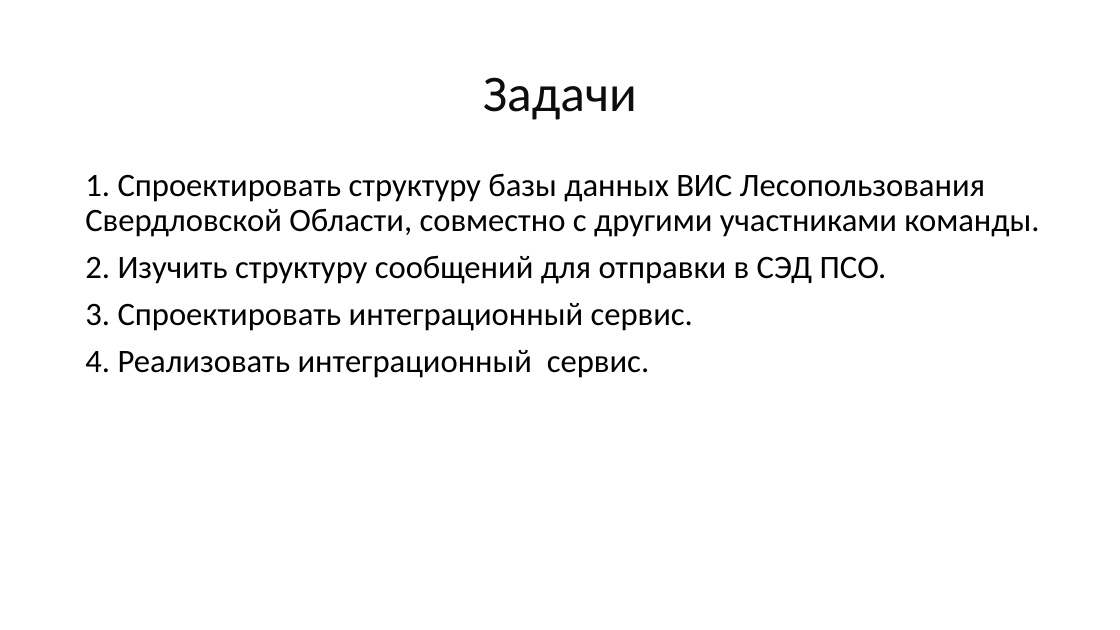
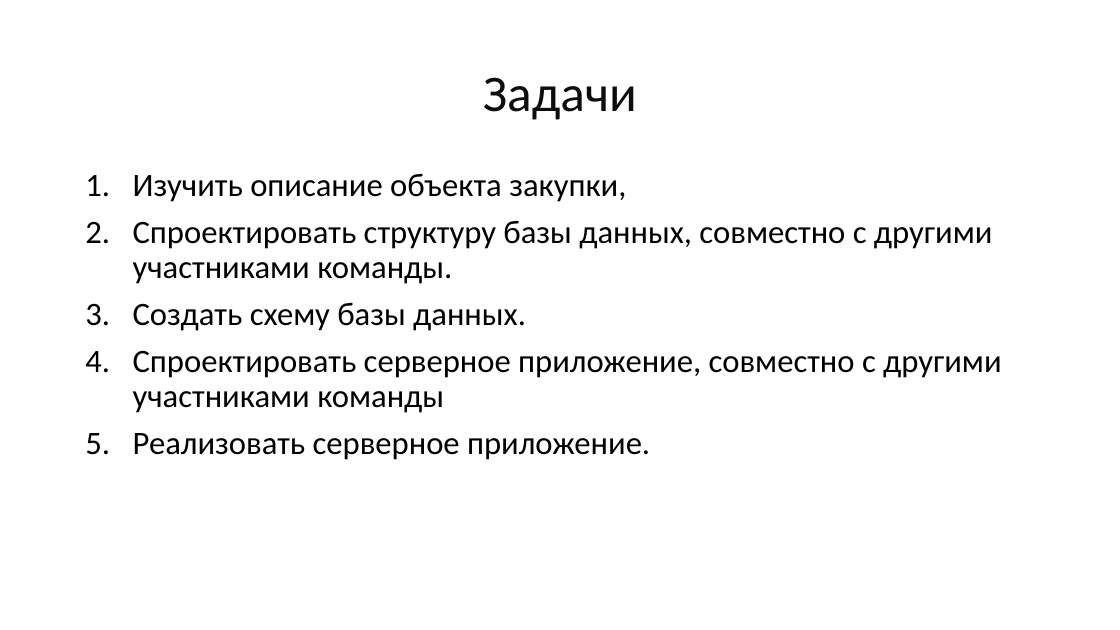
Before and after one commit to mcdodik20008/docs, a slide deck: slide 9 of Презентация.pptx. Drawn at 1120x630 pixels with LibreOffice and Linux fonts; fonts in the diff are those of the drawing. Boxes give left, top, right and bottom in pixels: in the first picture for what was removed or moved away, otherwise in the second. Text is boxed around its words. In the diff, an @@ line names an element or a change of style, - is before the commit and + after.

```diff
--- a/Презентация.pptx
+++ b/Презентация.pptx
@@ text at (133, 173, 1001, 460): text changed; text colour #000000 to #303030 @@
-1. Спроектировать структуру базы данных ВИС Лесопользования Свердловской Области, совместно с другими участниками команды.
-2. Изучить структуру сообщений для отправки в СЭД ПСО.
-3. Спроектировать интеграционный сервис.
-4. Реализовать интеграционный сервис.
+1. Изучить описание объекта закупки,
+2. Спроектировать структуру базы данных, совместно с другими участниками команды.
+3. Создать схему базы данных.
+4. Спроектировать серверное приложение, совместно с другими участниками команды
+5. Реализовать серверное приложение.
```
Also in this commit, not shown: 11 other slides changed, 2 other files.
